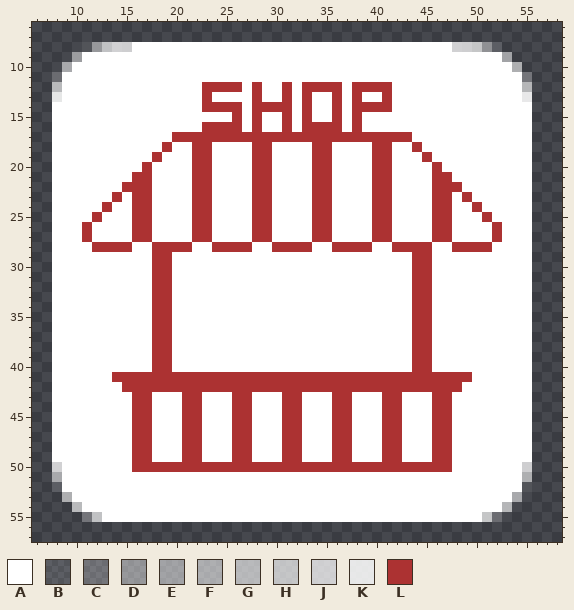
Edited in one commit: pixel-art file (Assets/Originals/Xopi.aseprite). That is the earlier state.
64x64 pixels, 1 frame. Shown: x 6..58, y 6..57.
Palette (. is transparent): A #ffffff  B #ffffff1f  C #ffffff3f  D #ffffff6f  E #ffffff7f  F #ffffff8f  G #ffffff9f  H #ffffffaf  J #ffffffbf  K #ffffffdf  L #ac3232
Now the later version:
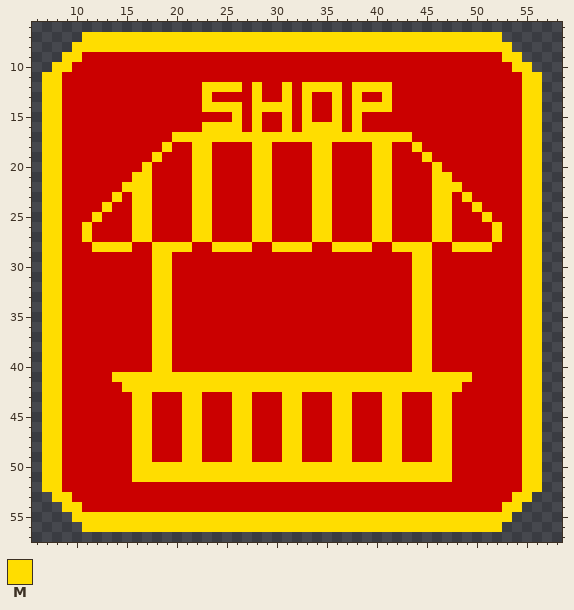
Colours new in this view: M #ffdd00
Diff:
colour A: #ffffff -> #cb0000
y 7: x 11..52 .......................................... -> MMMMMMMMMMMMMMMMMMMMMMMMMMMMMMMMMMMMMMMMMM
y 8: x 10..53 .BDHJJAAAAAAAAAAAAAAAAAAAAAAAAAAAAAAAAJJHDB. -> MMMMMMMMMMMMMMMMMMMMMMMMMMMMMMMMMMMMMMMMMMMM
y 9: x 9..10 .E -> MM; x 53..54 E. -> MM
y 10: x 8..9 .F -> MM; x 54..55 F. -> MM
y 11: x 7..8 .C -> MM; x 55..56 C. -> MM
y 12: x 7..8 .G -> MM; x 23..26 LLLL -> MMMM; x 28 L -> M; x 31 L -> M; x 33..36 LLLL -> MMMM; x 38..41 LLLL -> MMMM; x 55..56 G. -> MM
y 13: x 7..8 .K -> MM; x 23 L -> M; x 28 L -> M; x 31 L -> M; x 33 L -> M; x 36 L -> M; x 38 L -> M; x 41 L -> M; x 55..56 K. -> MM
y 14: x 7..8 .A -> MM; x 23..26 LLLL -> MMMM; x 28..31 LLLL -> MMMM; x 33 L -> M; x 36 L -> M; x 38..41 LLLL -> MMMM; x 55..56 A. -> MM
y 15: x 7..8 .A -> MM; x 26 L -> M; x 28 L -> M; x 31 L -> M; x 33 L -> M; x 36 L -> M; x 38 L -> M; x 55..56 A. -> MM
y 16: x 7..8 .A -> MM; x 23..26 LLLL -> MMMM; x 28 L -> M; x 31 L -> M; x 33..36 LLLL -> MMMM; x 38 L -> M; x 55..56 A. -> MM
y 17: x 7..8 .A -> MM; x 20..43 LLLLLLLLLLLLLLLLLLLLLLLL -> MMMMMMMMMMMMMMMMMMMMMMMM; x 55..56 A. -> MM
y 18: x 7..8 .A -> MM; x 19 L -> M; x 22..23 LL -> MM; x 28..29 LL -> MM; x 34..35 LL -> MM; x 40..41 LL -> MM; x 44 L -> M; x 55..56 A. -> MM
y 19: x 7..8 .A -> MM; x 18 L -> M; x 22..23 LL -> MM; x 28..29 LL -> MM; x 34..35 LL -> MM; x 40..41 LL -> MM; x 45 L -> M; x 55..56 A. -> MM
y 20: x 7..8 .A -> MM; x 17 L -> M; x 22..23 LL -> MM; x 28..29 LL -> MM; x 34..35 LL -> MM; x 40..41 LL -> MM; x 46 L -> M; x 55..56 A. -> MM
y 21: x 7..8 .A -> MM; x 16..17 LL -> MM; x 22..23 LL -> MM; x 28..29 LL -> MM; x 34..35 LL -> MM; x 40..41 LL -> MM; x 46..47 LL -> MM; x 55..56 A. -> MM
y 22: x 7..8 .A -> MM; x 15..17 LLL -> MMM; x 22..23 LL -> MM; x 28..29 LL -> MM; x 34..35 LL -> MM; x 40..41 LL -> MM; x 46..48 LLL -> MMM; x 55..56 A. -> MM
y 23: x 7..8 .A -> MM; x 14 L -> M; x 16..17 LL -> MM; x 22..23 LL -> MM; x 28..29 LL -> MM; x 34..35 LL -> MM; x 40..41 LL -> MM; x 46..47 LL -> MM; x 49 L -> M; x 55..56 A. -> MM
y 24: x 7..8 .A -> MM; x 13 L -> M; x 16..17 LL -> MM; x 22..23 LL -> MM; x 28..29 LL -> MM; x 34..35 LL -> MM; x 40..41 LL -> MM; x 46..47 LL -> MM; x 50 L -> M; x 55..56 A. -> MM
y 25: x 7..8 .A -> MM; x 12 L -> M; x 16..17 LL -> MM; x 22..23 LL -> MM; x 28..29 LL -> MM; x 34..35 LL -> MM; x 40..41 LL -> MM; x 46..47 LL -> MM; x 51 L -> M; x 55..56 A. -> MM
y 26..27: x 7..8 .A -> MM; x 11 L -> M; x 16..17 LL -> MM; x 22..23 LL -> MM; x 28..29 LL -> MM; x 34..35 LL -> MM; x 40..41 LL -> MM; x 46..47 LL -> MM; x 52 L -> M; x 55..56 A. -> MM
y 28: x 7..8 .A -> MM; x 12..15 LLLL -> MMMM; x 18..21 LLLL -> MMMM; x 24..27 LLLL -> MMMM; x 30..33 LLLL -> MMMM; x 36..39 LLLL -> MMMM; x 42..45 LLLL -> MMMM; x 48..51 LLLL -> MMMM; x 55..56 A. -> MM
y 29..40: x 7..8 .A -> MM; x 18..19 LL -> MM; x 44..45 LL -> MM; x 55..56 A. -> MM
y 41: x 7..8 .A -> MM; x 14..49 LLLLLLLLLLLLLLLLLLLLLLLLLLLLLLLLLLLL -> MMMMMMMMMMMMMMMMMMMMMMMMMMMMMMMMMMMM; x 55..56 A. -> MM
y 42: x 7..8 .A -> MM; x 15..48 LLLLLLLLLLLLLLLLLLLLLLLLLLLLLLLLLL -> MMMMMMMMMMMMMMMMMMMMMMMMMMMMMMMMMM; x 55..56 A. -> MM
y 43..49: x 7..8 .A -> MM; x 16..17 LL -> MM; x 21..22 LL -> MM; x 26..27 LL -> MM; x 31..32 LL -> MM; x 36..37 LL -> MM; x 41..42 LL -> MM; x 46..47 LL -> MM; x 55..56 A. -> MM
y 50: x 7..8 .J -> MM; x 16..47 LLLLLLLLLLLLLLLLLLLLLLLLLLLLLLLL -> MMMMMMMMMMMMMMMMMMMMMMMMMMMMMMMM; x 55..56 J. -> MM
y 51: x 7..8 .F -> MM; x 16..47 AAAAAAAAAAAAAAAAAAAAAAAAAAAAAAAA -> MMMMMMMMMMMMMMMMMMMMMMMMMMMMMMMM; x 55..56 F. -> MM
y 52: x 7..8 .B -> MM; x 55..56 B. -> MM
y 53: x 8..9 .F -> MM; x 54..55 F. -> MM
y 54: x 9..10 .G -> MM; x 53..54 G. -> MM
y 55: x 10..53 .CHAAAAAAAAAAAAAAAAAAAAAAAAAAAAAAAAAAAAAAHC. -> MMMMMMMMMMMMMMMMMMMMMMMMMMMMMMMMMMMMMMMMMMMM
y 56: x 11..52 .......................................... -> MMMMMMMMMMMMMMMMMMMMMMMMMMMMMMMMMMMMMMMMMM
Boxes around the changes in both pictures, in picture pixels (x1, y1, x2, y2):
changed: (42, 32, 542, 532)
